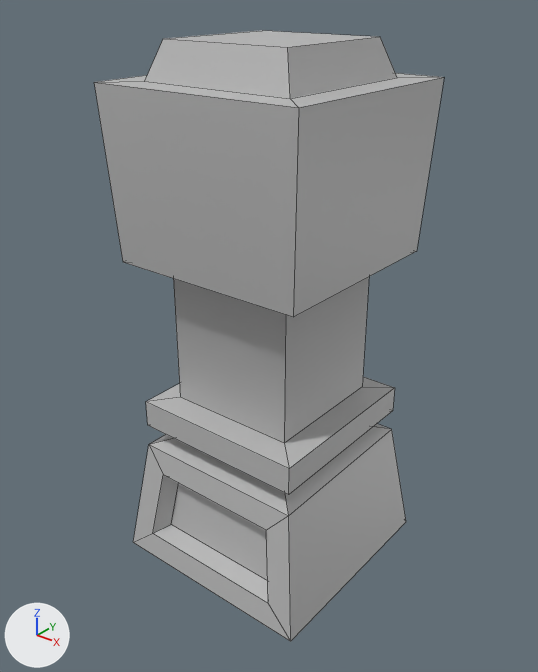
The FBX model Game/Assets/VaniaGame/Levels/Environments/cemetery/meshes/cem_prop_pillar_01.fbx, before and after one commit.
One viewpoint serves both versions: a 50 mm camera at (1.188, -1.501, 1.637) aimed at (0.002, -0.019, 0.717). Every picture has the same lights, and +X, +Y and +Z are marked at lower left. Mesh edges are drawn as thin lines. Where no turn or scale is listed for an object, it has been applied to the vertices.

Names of what the first picture shows: 'cem_prop_pillar_01'.
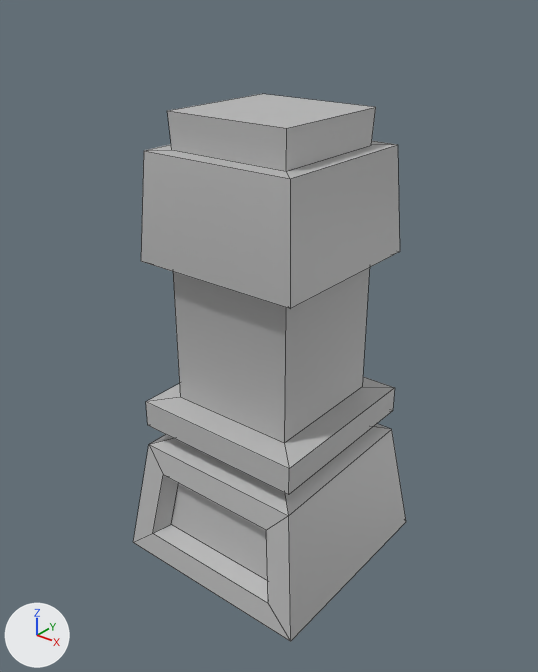
Where the change shows, as pixel boxes (x1, y1, x2, y2) in the pictures (538 x 672 px; the box of a moved part takes in the faces that stretch with it):
'cem_prop_pillar_01', reshaped (22% narrower, 10% shorter): before (94, 30, 444, 641); after (133, 94, 406, 641)
part 1 of me_mesh, moved or reshaped: before (94, 30, 444, 317); after (141, 94, 400, 309)

What the commit changed:
me_mesh has 64 vertices, 62 faces and spans x -0.32..0.32, y -0.32..0.32, z 0.0..1.5.
me_mesh is used by ob_cem_prop_pillar_01; location (0.0, 0.0, 0.0).
Before the commit, vertices of me_mesh: 60 (-0.18, -0.18, 1.5) at pixel (163, 38), 61 (0.18, -0.18, 1.5) at pixel (287, 47), 62 (0.18, 0.18, 1.5) at pixel (380, 36), 63 (-0.18, 0.18, 1.5) at pixel (262, 30).
Part 1, on me_mesh:
Vertices 60 to 63 of me_mesh move by (0.0, 0.0, -0.16).
Vertex 2 of me_mesh moves from (-0.3, -0.3, 1.41) at pixel (93, 82) to (-0.23, -0.23, 1.24) at pixel (143, 150).
Vertex 3 of me_mesh moves from (0.3, -0.3, 1.41) at pixel (298, 107) to (0.23, -0.23, 1.24) at pixel (290, 178).
Vertex 4 of me_mesh moves from (-0.3, 0.3, 1.41) to (-0.23, 0.23, 1.24).
Vertex 5 of me_mesh moves from (0.3, 0.3, 1.41) at pixel (444, 77) to (0.23, 0.23, 1.24) at pixel (397, 144).
Vertex 20 of me_mesh moves from (-0.28, 0.28, 0.95) to (-0.25, 0.25, 0.95).
Vertex 21 of me_mesh moves from (0.28, 0.28, 0.95) at pixel (416, 251) to (0.25, 0.25, 0.95) at pixel (399, 251).
Vertex 22 of me_mesh moves from (0.28, -0.28, 0.95) at pixel (293, 317) to (0.25, -0.25, 0.95) at pixel (290, 308).
Vertex 23 of me_mesh moves from (-0.28, -0.28, 0.95) at pixel (122, 262) to (-0.25, -0.25, 0.95) at pixel (140, 261).
Vertex 56 of me_mesh moves from (-0.22, -0.22, 1.41) at pixel (144, 81) to (-0.18, -0.18, 1.24) at pixel (171, 149).
Vertex 57 of me_mesh moves from (0.22, -0.22, 1.41) at pixel (290, 98) to (0.18, -0.18, 1.24) at pixel (286, 171).
Vertex 58 of me_mesh moves from (0.22, 0.22, 1.41) at pixel (397, 77) to (0.18, 0.18, 1.24) at pixel (371, 145).
Vertex 59 of me_mesh moves from (-0.22, 0.22, 1.41) to (-0.18, 0.18, 1.24).
